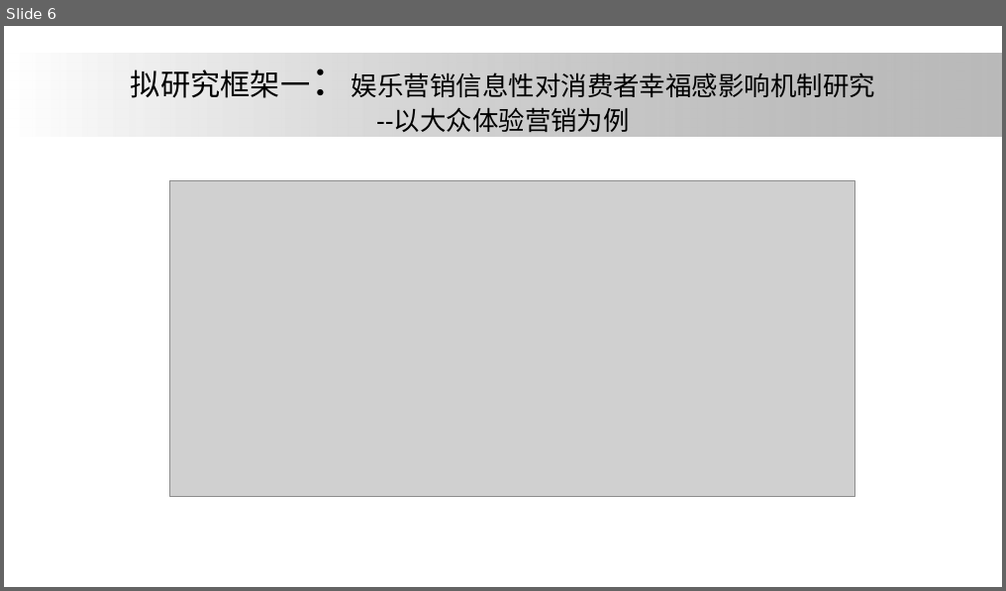
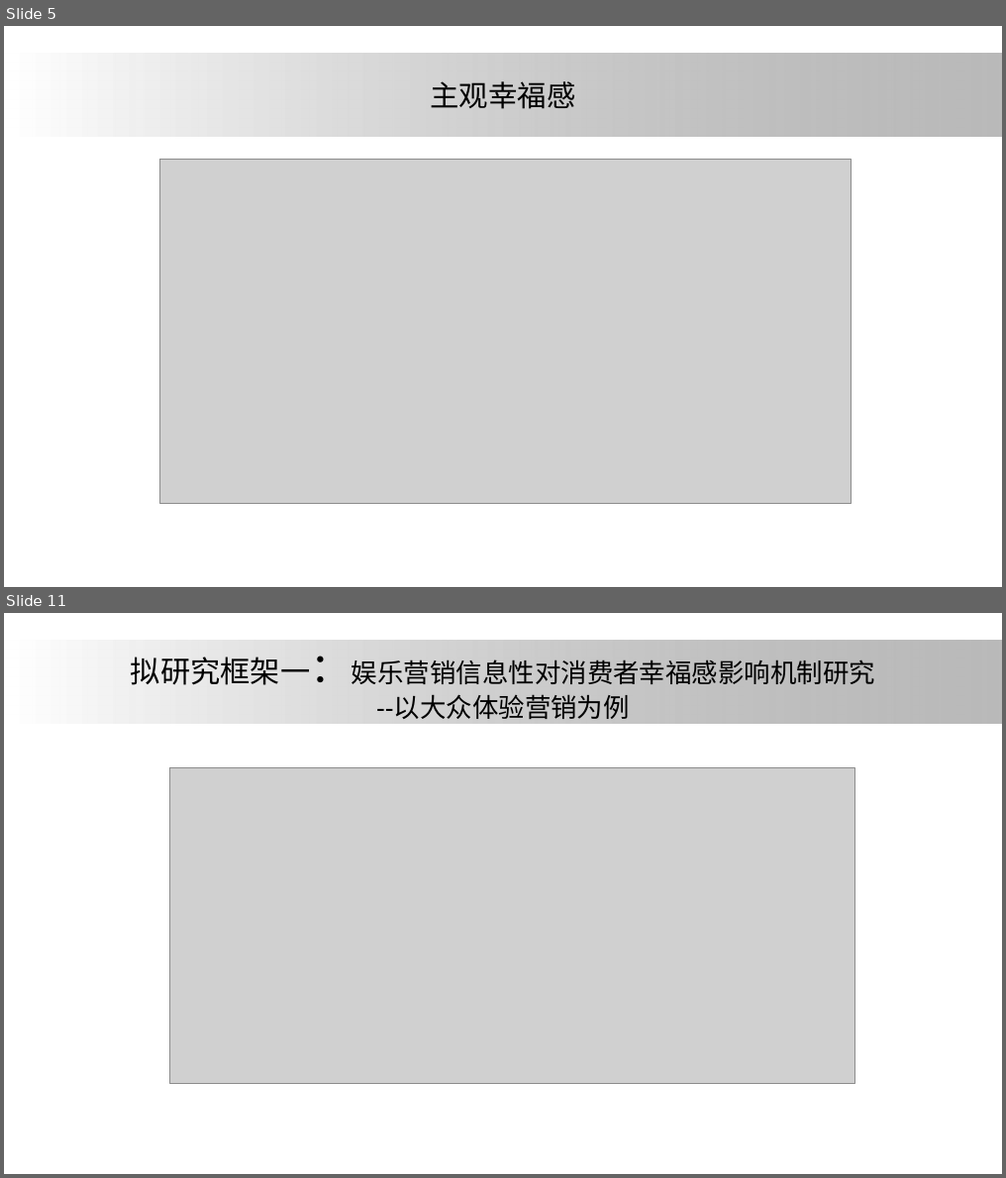
Before and after one commit to ElsaLuo/-, a slide deck: 我的坚果云/研究生搞学术/大论文/论文汇报/one.pptx. Shown one above the other, each under a label of ours: slide 6 before the commit, slides 5 and 11 after it; the slides between them are not shown. The pictures are 1006x591 and 1006x1178 pixels, drawn with LibreOffice and Linux fonts; fonts in the diff are those of the drawing; grey boxes stand for pictures; background and template pictures are left out. Boxes give left, top, right and bottom in pixels: in the first picture for what was removed or moved away, otherwise in the second. Text is boxed around its words. In the diff, an @@ line names an element or a change of style, - is before the commit and + after.

```diff
--- a/我的坚果云/研究生搞学术/大论文/论文汇报/one.pptx
+++ b/我的坚果云/研究生搞学术/大论文/论文汇报/one.pptx
@@ slide 5 added at [4, 26, 1002, 587], background #FFFFFF; not listed: 1 template element that a slide beside it also shows @@
@@ title added at [431, 81, 576, 109], 28 pt, text #000000 @@
+主观幸福感
@@ picture added at [160, 160, 851, 504] @@
@@ what was slide 6 is now slide 11 @@
```
Also in this commit, not shown: 2 slides changed, 7 other slides added, 3 slides removed.
